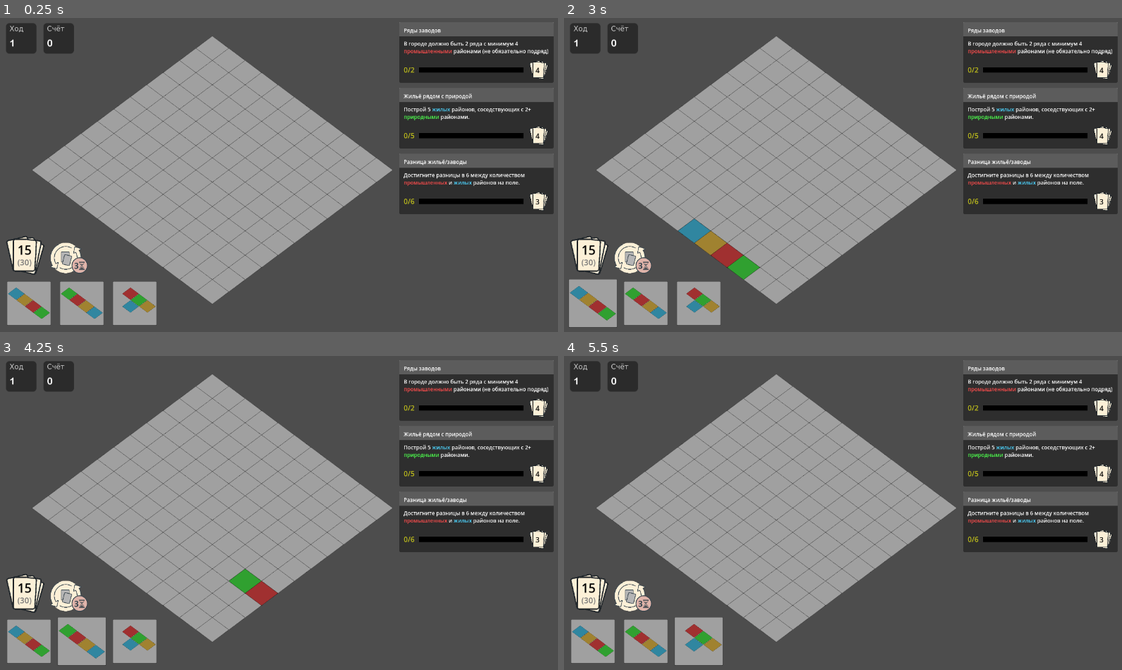
Above: before the commit, frames 1-4 (two rows, left to right).
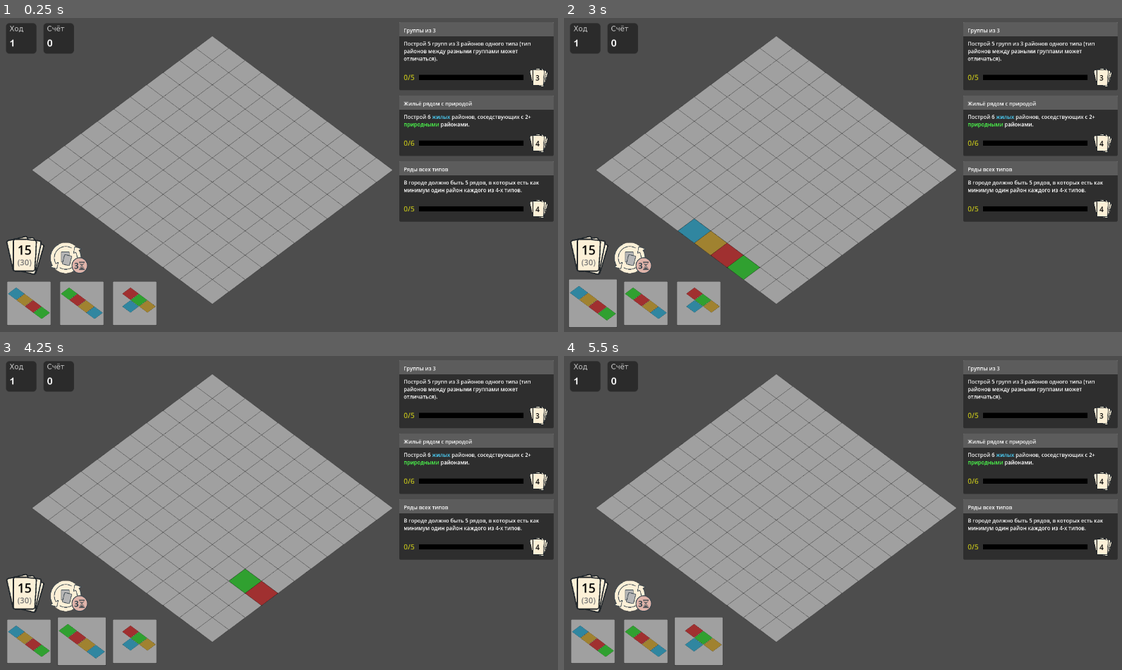
Above: after the commit, the same moments.

Repository: Suruks/Deck-and-Districts-Godot
Game: Godot game, scene res://main.tscn
The game is run twice, just before and just after one commit, with the same random seed, the same clock (stepped at 60 frames per second) and the same inputs.
Inputs (mouse positions are in pixels of both pictures, inside the frame that each line leads up to):
- Up to frame 1 (0.25 s): no input
- Up to frame 2 (3 s): click (630, 259) at 0.52 s; click (630, 259) at 1.27 s; click (630, 259) at 2.02 s; tap Enter at 2.75 s; drag from (591, 303) to (898, 105) at 2.77 s
- Up to frame 3 (4.25 s): tap Space at 3.5 s; drag from (83, 641) to (245, 575) at 3.52 s
- Up to frame 4 (5.5 s): tap Enter at 4.25 s; move the mouse to (697, 641) at 4.27 s; click (697, 641) at 4.42 s; tap Space at 5 s; drag from (809, 575) to (647, 641) at 5.02 s

The runs differ from the first frame. In frame 1, 7.3% of the frame differs, in the area x 71-100%, y 3-65%; in frame 2, 7.3%; in frame 3, 7.3%; in frame 4, 7.3%.

Commit message:
Quest rebalancing

Diff:
--- a/Scripts/GridManager.gd
+++ b/Scripts/GridManager.gd
@@ -115,6 +115,7 @@
 		var old_block = grid[bpos.y][bpos.x]
 		if old_block != null and is_instance_valid(old_block):
 			old_block.queue_free()
+			grid[cell_coords.y][cell_coords.x] = null
 
 		# ... (логика создания нового блока)
 		var new_block = CityBlock.new()
--- a/Scripts/QuestDeck.gd
+++ b/Scripts/QuestDeck.gd
@@ -41,7 +41,7 @@
 	q1.short_desc = "Дома рядом с природой"
 	q1.description = colorize_text("+1 прогресс за каждый жилой район, соседствующий с природным. \n−1 прогресс за жилой район без природного рядом.")
 	q1.reward_cards = 3
-	q1.target_progress = 6
+	q1.target_progress = 7
 	quests.append(q1)
 
 	# 2 — Баланс индустрии
@@ -50,79 +50,70 @@
 	q2.short_desc = "Заводы вместе и рядом с культурой"
 	q2.description = colorize_text("+1 прогресс за каждый промышленный район, соседствующий с другим промышленным и культурным районом.\n−2 прогресса за промышленный квартал, не соседствующий ни с промышленным, ни с культурным.")
 	q2.reward_cards = 4
-	q2.target_progress = 5
+	q2.target_progress = 6
 	quests.append(q2)
 
 	# 4 — Сердце культуры
 	var q4 = Quest.new()
 	q4.quest_type = "heart_of_culture"
 	q4.short_desc = "Культура в центре"
-	q4.description = colorize_text("Построй 4 культурных района, соседствующих минимум с 3-мя видами районов.")
+	q4.description = colorize_text("Построй 5 культурных районов, соседствующих минимум с 3-мя видами районов.")
 	q4.reward_cards = 3
-	q4.target_progress = 4
+	q4.target_progress = 5
 	quests.append(q4)
 
 	# 5 — Пояс жизни
 	var q5 = Quest.new()
 	q5.quest_type = "life_belt"
 	q5.short_desc = "Линии из домов и природы"
-	q5.description = colorize_text("Построй 3 линии из 4 клеток, где сочетаются природные и жилые районы.")
+	q5.description = colorize_text("Построй 4 линии из 4 клеток, где сочетаются природные и жилые районы.")
 	q5.reward_cards = 3
-	q5.target_progress = 3
+	q5.target_progress = 4
 	quests.append(q5)
-
-	# 6 — Душа города
-	var q6 = Quest.new()
-	q6.quest_type = "soul_of_city"
-	q6.short_desc = "Цепочки одного типа"
-	q6.description = colorize_text("Построй 4 цепочки из 3 районов одного типа (тип разных цепочек может отличаться)")
-	q6.reward_cards = 3
-	q6.target_progress = 4
-	quests.append(q6)
 
 	# 8 — Экологичная индустрия
 	var q8 = Quest.new()
 	q8.quest_type = "eco_industry"
 	q8.short_desc = "Промышленные рядом"
-	q8.description = colorize_text("Каждый промышленный район должен соседствовать с другим промышленным. В игре должно быть минимум 6 промышленных районов.")
+	q8.description = colorize_text("Каждый промышленный район должен соседствовать с другим промышленным. В игре должно быть минимум 8 промышленных районов.")
 	q8.reward_cards = 3
-	q8.target_progress = 6
+	q8.target_progress = 8
 	quests.append(q8)
 
 	# 9 — Эко-жильё
 	var q10 = Quest.new()
 	q10.quest_type = "eco_homes"
 	q10.short_desc = "Жильё рядом с природой"
-	q10.description = colorize_text("Построй 3 жилых района, соседствующих минимум с 3 природными.")
+	q10.description = colorize_text("Построй 4 жилых района, соседствующих минимум с 3 природными.")
 	q10.reward_cards = 4
-	q10.target_progress = 3
+	q10.target_progress = 4
 	quests.append(q10)
 
 	# 10 — Диагональный город
 	var q11 = Quest.new()
 	q11.quest_type = "diagonal_city"
 	q11.short_desc = "Диагональные линии"
-	q11.description = colorize_text("Построй 4 диагональные линии из 3 районов одного типа (тип разных линий может отличаться).")
+	q11.description = colorize_text("Построй 5 диагональных линий из 3 районов одного типа (тип разных линий может отличаться).")
 	q11.reward_cards = 3
-	q11.target_progress = 4
+	q11.target_progress = 5
 	quests.append(q11)
 
 	# 12 — Соседство искусства
 	var q13 = Quest.new()
 	q13.quest_type = "art_neighborhood"
-	q13.short_desc = "Группы одного типа"
-	q13.description = colorize_text("Построй 4 группы из 3 районов одного типа (тип районов между разными группами может отличаться).")
+	q13.short_desc = "Группы из 3"
+	q13.description = colorize_text("Построй 5 групп из 3 районов одного типа (тип районов между разными группами может отличаться).")
 	q13.reward_cards = 3
-	q13.target_progress = 4
+	q13.target_progress = 5
 	quests.append(q13)
 
 	# 13 — Природное равновесие
 	var q14 = Quest.new()
 	q14.quest_type = "natural_balance"
 	q14.short_desc = "+1 за природу, -1 за заводы"
-	q14.description = colorize_text("+1 прогресс за каждый природный район. -1 прогресса за каждый промышленный.")
+	q14.description = colorize_text("+1 прогресс за каждый природный район.\n-1 прогресса за каждый промышленный.")
 	q14.reward_cards = 3
-	q14.target_progress = 6
+	q14.target_progress = 7
 	quests.append(q14)
 
 	# 14 — Культурная уединённость
@@ -137,16 +128,16 @@
 	# 15 — Индустриальный ряд
 	var q16 = Quest.new()
 	q16.quest_type = "industrial_row"
-	q16.short_desc = "Ряды заводов"
-	q16.description = colorize_text("В городе должно быть 2 ряда с минимум 4 промышленными районами (не обязательно подряд)")
+	q16.short_desc = "Ряды с заводами"
+	q16.description = colorize_text("В городе должно быть 3 ряда с минимум 4 промышленными районами (не обязательно подряд)")
 	q16.reward_cards = 4
-	q16.target_progress = 2
+	q16.target_progress = 3
 	quests.append(q16)
 
 	# 16 — Городская масса
 	var q17 = Quest.new()
 	q17.quest_type = "urban_mass"
-	q17.short_desc = "Группы одного типа"
+	q17.short_desc = "Группы из 5"
 	q17.description = colorize_text("Построй 2 группы из 5 районов одного типа (тип районов между разными группами может отличаться).")
 	q17.reward_cards = 4
 	q17.target_progress = 2
@@ -167,16 +158,16 @@
 	q19.short_desc = "Промышленные окружены"
 	q19.description = colorize_text("+1 прогресс за каждый промышленный район, окружённый другими районами. -2 прогресса за каждый промышленный район, окружённый менее чем с 3 сторон.")
 	q19.reward_cards = 3
-	q19.target_progress = 5
+	q19.target_progress = 6
 	quests.append(q19)
 
 	# 20 — Разнообразный квартал
 	var q20 = Quest.new()
 	q20.quest_type = "diverse_block"
 	q20.short_desc = "Разные типы 3x3"
-	q20.description = colorize_text("Построй область 3x3, где каждый район отличается по типу от всех соседей.")
-	q20.reward_cards = 2
-	q20.target_progress = 1
+	q20.description = colorize_text("Построй 2 области 3x3, где каждый район отличается по типу от всех соседей.")
+	q20.reward_cards = 3
+	q20.target_progress = 2
 	quests.append(q20)
 
 	var q21 = Quest.new()
@@ -187,20 +178,12 @@
 	q21.target_progress = 3
 	quests.append(q21)
 
-	var q22 = Quest.new()
-	q22.quest_type = "monoculture"
-	q22.short_desc = "Ряды одного типа"
-	q22.description = colorize_text("На карте должно быть 4 ряда, состоящих только из районов одного типа (минимум 2 района)")
-	q22.reward_cards = 4
-	q22.target_progress = 4
-	quests.append(q22)
-
 	var q23 = Quest.new()
 	q23.quest_type = "neighboring_nature"
 	q23.short_desc = "Жильё рядом с природой"
-	q23.description = colorize_text("Построй 5 жилых районов, соседствующих с 2+ природными районами.")
+	q23.description = colorize_text("Построй 6 жилых районов, соседствующих с 2+ природными районами.")
 	q23.reward_cards = 4
-	q23.target_progress = 5
+	q23.target_progress = 6
 	quests.append(q23)
 
 	var q24 = Quest.new()
@@ -213,26 +196,26 @@
 
 	var q25 = Quest.new()
 	q25.quest_type = "edge_residential_pair"
-	q25.short_desc = "Жильё на краю рядом друг с другом"
-	q25.description = colorize_text("Построй 6 жилых районов, расположенных на краю поля, соседствующих при этом с другим жилым.")
+	q25.short_desc = "Жильё рядом друг с другом"
+	q25.description = colorize_text("Построй 10 жилых районов, соседствующих с другим жилым.")
 	q25.reward_cards = 3
-	q25.target_progress = 6
+	q25.target_progress = 10
 	quests.append(q25)
 
 	var q26 = Quest.new()
 	q26.quest_type = "nature_mix"
-	q26.short_desc = "Природа с жильём и заводами"
-	q26.description = colorize_text("Построй 6 природных районов, которые одновременно соседствуют с жилым и промышленным.")
-	q26.reward_cards = 3
+	q26.short_desc = "Культура с жильём и заводами"
+	q26.description = colorize_text("Построй 6 культурных районов, которые одновременно соседствуют с жилым и промышленным.")
+	q26.reward_cards = 4
 	q26.target_progress = 6
 	quests.append(q26)
 
 	var q27 = Quest.new()
 	q27.quest_type = "type_difference"
 	q27.short_desc = "Разница жильё/заводы"
-	q27.description = colorize_text("Достигните разницы в 6 между количеством промышленных и жилых районов на поле.")
+	q27.description = colorize_text("Достигните разницы в 7 между количеством промышленных и жилых районов на поле.")
 	q27.reward_cards = 3
-	q27.target_progress = 6
+	q27.target_progress = 7
 	quests.append(q27)
 
 	var q28 = Quest.new()
@@ -262,7 +245,7 @@
 	var q32 = Quest.new()
 	q32.quest_type = "unique_squares"
 	q32.short_desc = "Квадраты уникальных районов"
-	q32.description = colorize_text("Построй 4 квадрата 2x2, где каждый из 4-х районов уникален.")
+	q32.description = colorize_text("Построй 5 квадратов 2x2, где каждый из 4-х районов уникален.")
 	q32.reward_cards = 3
 	q32.target_progress = 5
 	quests.append(q32)
--- a/Scripts/quest.gd
+++ b/Scripts/quest.gd
@@ -24,8 +24,6 @@
 			score = _calc_heart_of_culture(grid, grid_size)
 		"life_belt":
 			score = _calc_life_belt(grid, grid_size)
-		"soul_of_city":
-			score = _calc_soul_of_city(grid, grid_size)
 		"eco_industry":
 			score = _calc_eco_industry(grid, grid_size)
 		"eco_homes":
@@ -50,10 +48,6 @@
 			score = _calc_diverse_block(grid, grid_size)
 		"diverse_neighbors":
 			score = _calc_diverse_neighbors(grid, grid_size)
-		"monoculture":
-			score = _calc_uniform_rows(grid, grid_size)
-		"monoculture":
-			score = _calc_uniform_rows(grid, grid_size)
 		"neighboring_nature":
 			score = _calc_neighboring_nature(grid, grid_size) # q23
 		"residential_isolation":
@@ -184,45 +178,6 @@
 	return bonus
 
 
-# --- 6. Душа города ---
-func _calc_soul_of_city(grid, grid_size):
-	var visited := {}
-	var chains := 0
-
-	for y in range(grid_size):
-		for x in range(grid_size):
-			if grid[y][x] == null:
-				continue
-			var key = str(x) + "," + str(y)
-			if visited.has(key):
-				continue
-
-			var cell_type = grid[y][x].type
-			var chain_len = _dfs_chain(grid, x, y, grid_size, visited, cell_type)
-			if chain_len >= 3:
-				chains += 1
-
-	return chains
-
-
-func _dfs_chain(grid, x, y, grid_size, visited: Dictionary, cell_type: String) -> int:
-	if x < 0 or y < 0 or x >= grid_size or y >= grid_size:
-		return 0
-	var key = str(x) + "," + str(y)
-	if visited.has(key) or grid[y][x] == null:
-		return 0
-	if not _is_type(grid[y][x], cell_type):
-		return 0
-
-	visited[key] = true
-	var length := 1
-
-	for dir in [[1,0], [-1,0], [0,1], [0,-1]]:
-		length += _dfs_chain(grid, x + dir[0], y + dir[1], grid_size, visited, cell_type)
-
-	return length
-
-
 # --- 8. Экологичная индустрия ---
 func _calc_eco_industry(grid, grid_size):
 	var industrial_count := 0
@@ -232,7 +187,7 @@
 				industrial_count += 1
 				if not _has_neighbor(grid, x, y, grid_size, "industrial"):
 					return 0
-	return 5 if industrial_count >= 5 else 0
+	return industrial_count
 
 
 # --- 9. Эко-жильё ---
@@ -258,7 +213,6 @@
 
 
 
-# --- 10. Диагональный город ---
 func _calc_diagonal_city(grid, grid_size):
 	var lines := 0
 
@@ -269,14 +223,19 @@
 			if first == null:
 				continue
 			var type = first.type
-			var valid := true
-			for i in range(3):
-				var cell = grid[y + i][x + i]
-				if cell == null or not _is_type(cell, type):
-					valid = false
+
+			var length := 0
+			while y + length < grid_size and x + length < grid_size:
+				var cell = grid[y + length][x + length]
+				if cell == null or cell.type != type:
 					break
-			if valid:
+				length += 1
+
+			if length >= 3:
 				lines += 1
+				# пропускаем оставшуюся часть этой линии
+				x += length - 1
+				y += length - 1
 
 	# ↙ диагонали (вверх-вправо)
 	for y in range(2, grid_size):
@@ -285,16 +244,21 @@
 			if first == null:
 				continue
 			var type = first.type
-			var valid := true
-			for i in range(3):
-				var cell = grid[y - i][x + i]
-				if cell == null or not _is_type(cell, type):
-					valid = false
+
+			var length := 0
+			while y - length >= 0 and x + length < grid_size:
+				var cell = grid[y - length][x + length]
+				if cell == null or cell.type != type:
 					break
-			if valid:
+				length += 1
+
+			if length >= 3:
 				lines += 1
+				x += length - 1
+				y -= length - 1
 
 	return lines
+
 
 
 # --- 12. Соседство искусства ---
@@ -389,7 +353,7 @@
 	if x < 0 or y < 0 or x >= grid_size or y >= grid_size:
 		return 0
 
-	var key = str(x)+","+str(y)
+	var key = str(t) + ":" + str(x) + "," + str(y)
 	if visited.has(key):
 		return 0
 
@@ -531,41 +495,6 @@
 	return 0
 
 
-
-
-# --- Единый стиль ---
-func _calc_uniform_rows(grid, grid_size):
-	var progress := 0
-
-	# Проверяем горизонтальные ряды
-	for y in range(grid_size):
-		var first_type = grid[y][0]
-		var uniform := true
-
-		for x in range(1, grid_size):
-			if grid[y][x] != first_type:
-				uniform = false
-				break
-
-		# Засчитываем, если ряд полностью однородный и длина не меньше 3
-		if uniform and grid_size >= 3:
-			progress += 1
-
-	# Проверяем вертикальные ряды
-	for x in range(grid_size):
-		var first_type = grid[0][x]
-		var uniform := true
-
-		for y in range(1, grid_size):
-			if grid[y][x] != first_type:
-				uniform = false
-				break
-
-		if uniform and grid_size >= 3:
-			progress += 1
-
-	return progress
-
 func _calc_neighboring_nature(grid, grid_size):
 	var count := 0
 
@@ -621,10 +550,7 @@
 
 	for y in range(grid_size):
 		for x in range(grid_size):
-			# Проверка, находится ли район на краю поля
-			var is_on_edge = (x == 0 or y == 0 or x == grid_size - 1 or y == grid_size - 1)
-
-			if is_on_edge and _is_type(grid[y][x], "residential"):
+			if _is_type(grid[y][x], "residential"):
 				var has_res_neighbor := false
 
 				# Проверка на наличие соседнего жилого района
@@ -647,7 +573,7 @@
 
 	for y in range(grid_size):
 		for x in range(grid_size):
-			if _is_type(grid[y][x], "nature"):
+			if _is_type(grid[y][x], "culture"):
 				var has_residential := false
 				var has_industrial := false
 
@@ -676,6 +602,7 @@
 			elif _is_type(grid[y][x], "industrial"):
 				industrial_count += 1
 
+	#print("residential_count = ", residential_count, ", industrial_count = ", industrial_count)
 	var difference = abs(industrial_count - residential_count)
 
 	# Прогресс = достигнутая разница
@@ -763,8 +690,6 @@
 
 func _calc_unique_squares(grid, grid_size):
 	var unique_squares := 0
-	var types = ["residential", "industrial", "culture", "nature"]
-
 	# Проход по всем возможным верхним левым углам квадратов 2x2
 	for y in range(grid_size - 1):
 		for x in range(grid_size - 1):
